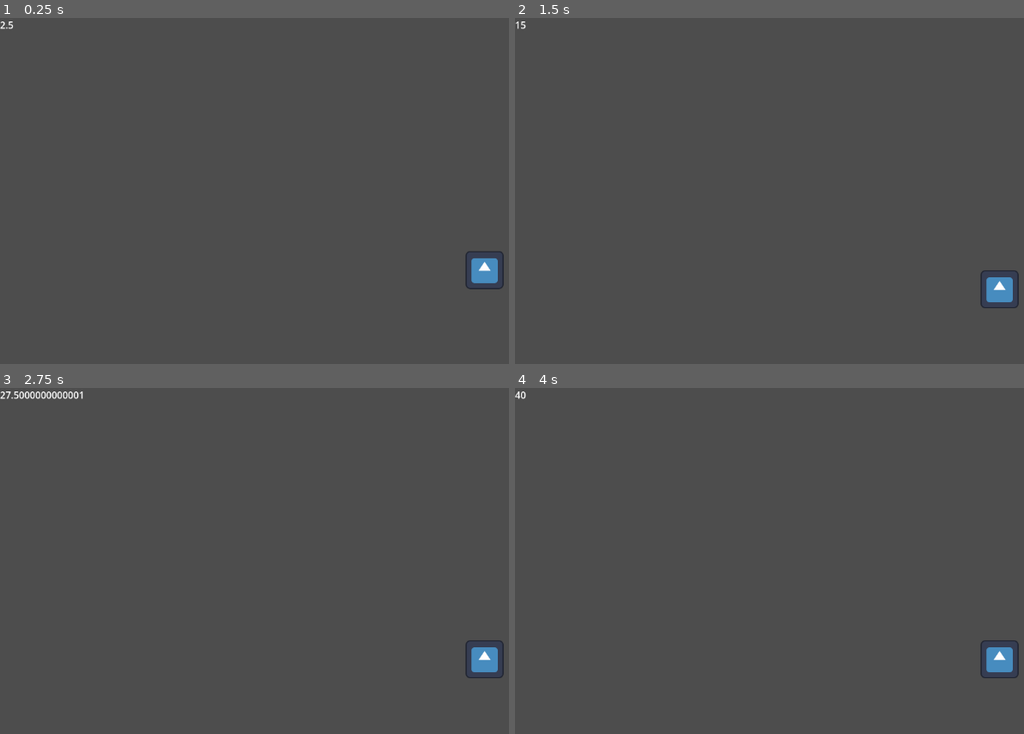
Above: before the commit, frames 1-4 (two rows, left to right).
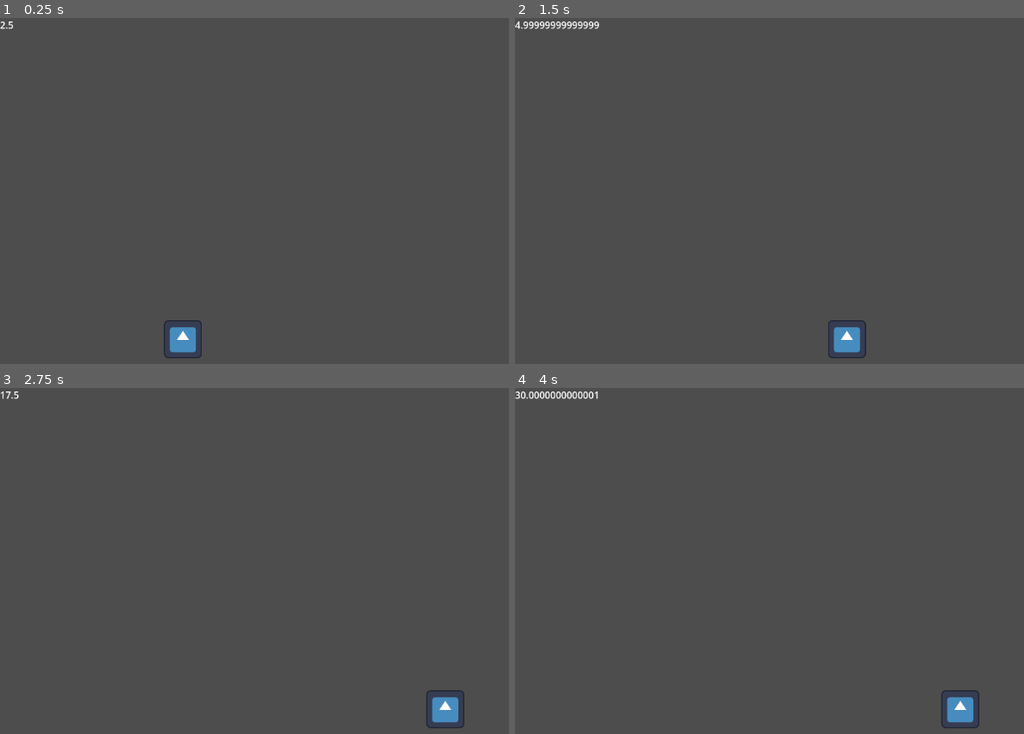
Above: after the commit, the same moments.

Repository: eraflo/RainbowPoop
Game: Godot game, scene res://Assets/Scenes/test.tscn
Same seed, same stepped clock (60 frames per second), same inputs: the game is played once before the commit and once after it. The project has no main scene, so this scene is started directly. The engine's default icon, where the game draws it, is replaced by a stand-in: a white triangle on a blue panel in a dark square.
Inputs:
- Up to frame 1 (0.25 s): no input
- Up to frame 2 (1.5 s): no input
- Up to frame 3 (2.75 s): no input
- Up to frame 4 (4 s): no input

The runs differ from the first frame. In frame 1, 1.0% of the frame differs, in the area x 32-99%, y 67-99%; in frame 2, 1.2%, in the area x 0-99%, y 0-99%; in frame 3, 1.2%; in frame 4, 1.2%.
Error before the commit: Invalid assignment of property or key 'cast_to' with value of type 'Vector2' on a base object of type 'RayCast2D'. (res://Assets/Scripts/Traps/Obstacle.gd:17)

Commit message:
state machine and walk state

Diff:
--- a/Assets/Nodes/Player.tscn
+++ b/Assets/Nodes/Player.tscn
@@ -1,7 +1,10 @@
-[gd_scene load_steps=4 format=3 uid="uid://s82l85h1atd5"]
+[gd_scene load_steps=7 format=3 uid="uid://s82l85h1atd5"]
 
 [ext_resource type="Script" path="res://Assets/Scripts/Player.gd" id="1_0hnlo"]
 [ext_resource type="Texture2D" uid="uid://d4icp5mm1668o" path="res://icon.svg" id="2_ytt4v"]
+[ext_resource type="Script" path="res://Assets/Scripts/StateMachine/StateManager.gd" id="3_6cimm"]
+[ext_resource type="Script" path="res://Assets/Scripts/StateMachine/PlayerStates/Idle.gd" id="4_408kj"]
+[ext_resource type="Script" path="res://Assets/Scripts/StateMachine/PlayerStates/Run.gd" id="5_d5hf6"]
 
 [sub_resource type="RectangleShape2D" id="RectangleShape2D_20mto"]
 
@@ -15,3 +18,16 @@
 [node name="Sprite2D" type="Sprite2D" parent="."]
 scale = Vector2(0.5, 0.5)
 texture = ExtResource("2_ytt4v")
+
+[node name="StateManager" type="Node" parent="."]
+script = ExtResource("3_6cimm")
+
+[node name="Idle" type="Node" parent="StateManager"]
+script = ExtResource("4_408kj")
+
+[node name="Run" type="Node" parent="StateManager"]
+script = ExtResource("5_d5hf6")
+
+[node name="Stun" type="Node" parent="StateManager"]
+
+[node name="Jump" type="Node" parent="StateManager"]
--- a/Assets/Scenes/test.tscn
+++ b/Assets/Scenes/test.tscn
@@ -20,7 +20,7 @@
 shape = SubResource("RectangleShape2D_tku25")
 
 [node name="Player" parent="." instance=ExtResource("2_qgpqf")]
-position = Vector2(814, 391)
+position = Vector2(284, 516)
 
 [node name="EscherichiaColi" parent="." instance=ExtResource("3_rq4pl")]
 position = Vector2(511, 507)
--- a/Assets/Scripts/Player.gd
+++ b/Assets/Scripts/Player.gd
@@ -1,28 +1,18 @@
 extends CharacterBody2D
 
-enum Status
-{
-	IDLE = 0,
-	WALK = 1,
-	JUMP = 2,
-	FALL = 3,
-	SLIDE_UP = 4,
-	SLIDE_DOWN = 5,
-	STUN = 6
-}
+@export var gravity: float = 980
+@export var max_speed: float = 200.0
+@export var acceleration: float = 800.0
+@export var jump_force: float = -400.0
 
-@export var gravity: float = 980  # Add this line to define gravity (980 is a common value)
-
-@export var status: Status = Status.IDLE
+@onready var stateManager = $StateManager
 
 
 func _ready() -> void:
-	pass
+	stateManager.request_state("Run")
 
-func _process(_delta: float) -> void:
-	print(status)
 
-func _physics_process(delta: float) -> void:
+func _process(delta: float) -> void:
 
 	# gravity
 	if is_on_floor():
@@ -31,10 +21,3 @@
 		velocity.y += gravity * delta
 
 	move_and_slide()
-
-func change_status(new_status: Status) -> void:
-	status = new_status
-
-func apply_knockback(knockback_dir: Vector2, knockback_force: float) -> void:
-	velocity = knockback_dir * knockback_force
-	status = Status.STUN
--- /dev/null
+++ b/Assets/Scripts/StateMachine/PlayerStates/Idle.gd
@@ -0,0 +1,13 @@
+extends State
+
+func enter(_stateManager: StateManager):
+	print("Entering Idle State")
+
+func exit(_stateManager: StateManager):
+	print("Exiting Idle State")
+
+func update(_stateManager: StateManager, _delta):
+	pass
+
+func check_transition():
+	return null
--- /dev/null
+++ b/Assets/Scripts/StateMachine/PlayerStates/Run.gd
@@ -0,0 +1,23 @@
+extends State
+
+const Player = preload("res://Assets/Scripts/Player.gd")
+
+var player: Player = null
+
+func enter(state_manager: StateManager) -> void:
+	player = state_manager.get_parent() as Player
+
+func exit(_add_constant_torquestate_manager: StateManager) -> void:
+	pass
+
+func update(_state_manager: StateManager, delta: float) -> void:
+
+	if player.velocity.x < player.max_speed:
+		player.velocity.x += player.acceleration * delta
+	else:
+		player.velocity.x = player.max_speed
+
+func check_transition():
+	if Input.is_action_just_pressed("touchscreen") and player.is_on_floor():
+		return "Jump"
+	return null
--- /dev/null
+++ b/Assets/Scripts/StateMachine/State.gd
@@ -0,0 +1,15 @@
+extends Node
+class_name State
+
+func enter(_stateManager: StateManager):
+    printerr("Need to implement enter() in inherited class")
+
+func exit(_stateManager: StateManager):
+    printerr("Need to implement exit() in inherited class")
+
+func update(_stateManager: StateManager, _delta):
+    printerr("Need to implement update() in inherited class")
+
+## Returns the name of the next state to transition to
+func check_transition():
+    return null
--- /dev/null
+++ b/Assets/Scripts/StateMachine/StateManager.gd
@@ -0,0 +1,32 @@
+extends Node
+class_name StateManager
+
+var current_state: State = null
+
+func _ready() -> void:
+	for child in get_children():
+		if child is State:
+			current_state = child
+			current_state.enter(self)
+			break
+
+func _process(delta):
+	if current_state:
+		# Check the next state to transition to
+		var new_state_name = current_state.check_transition()
+		if new_state_name:
+			transition_to(new_state_name)
+
+		# Update the current state
+		current_state.update(self, delta)
+
+func transition_to(new_state_name):
+	var new_state = get_node_or_null(new_state_name)
+	if new_state and new_state != current_state:
+		if current_state:
+			current_state.exit(self)
+		current_state = new_state
+		current_state.enter(self)
+
+func request_state(state_name):
+	transition_to(state_name)
--- a/Assets/Scripts/Traps/Obstacle.gd
+++ b/Assets/Scripts/Traps/Obstacle.gd
@@ -8,13 +8,13 @@
 
 func _process(_delta: float) -> void:
 	# Draw the ray
-	draw_line(self.position, collision_ray.cast_to, Color(1, 0, 0), 2)
+	draw_line(self.position, collision_ray.target_position, Color(1, 0, 0), 2)
 
 func _physics_process(_delta: float) -> void:
 	direction_raycast = get_direction_raycast()
 
 	# Cast a ray in the direction of the obstacle
-	collision_ray.cast_to = direction_raycast * distance_ray
+	collision_ray.target_position = direction_raycast * distance_ray
 
 	if collision_ray.is_colliding():
 		collision_ray.force_raycast_update()
Empty file added: Assets/Scripts/StateMachine/PlayerStates/Jump.gd
